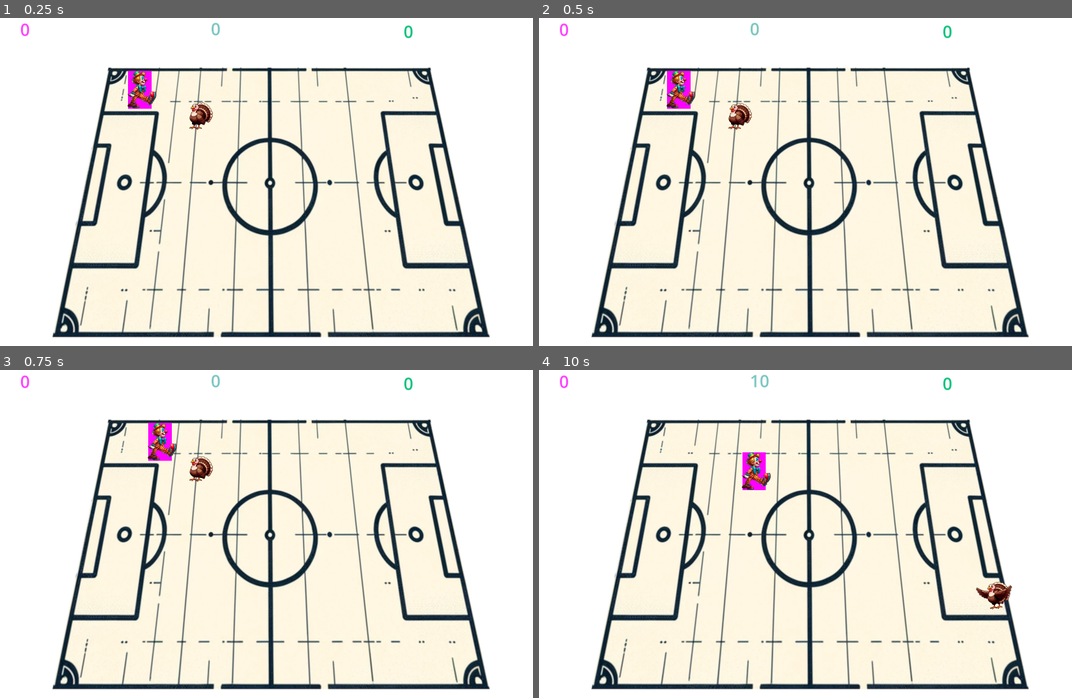
Above: before the commit, frames 1-4 (two rows, left to right).
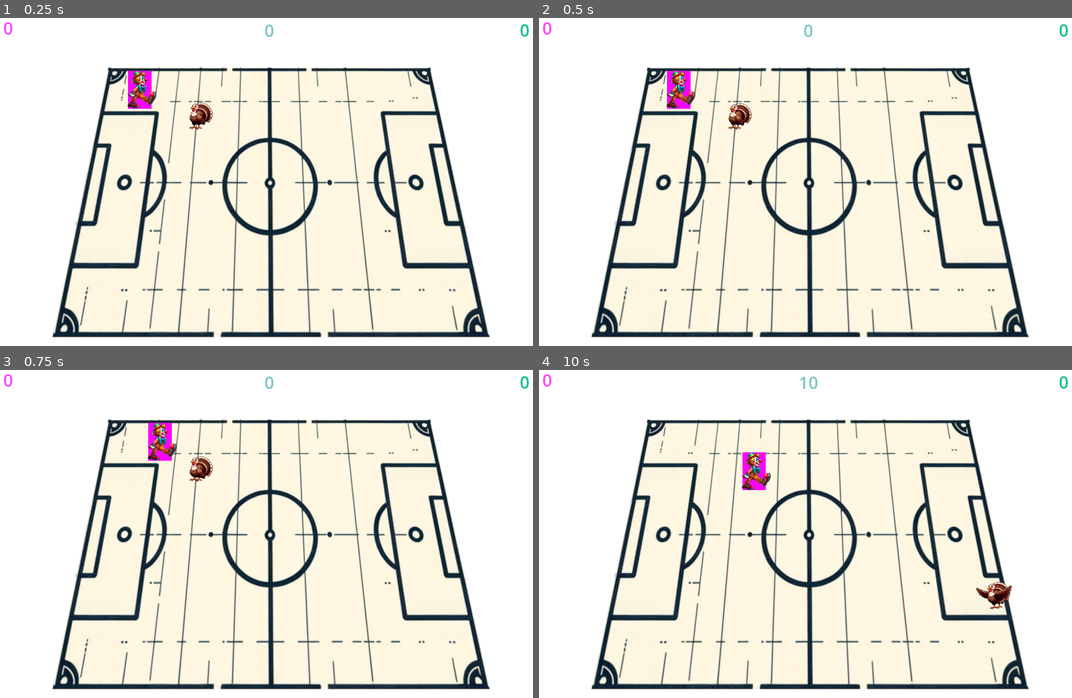
Above: after the commit, the same moments.

Repository: turkey-ball/turkey-ball
Game: Godot game, scene res://game.tscn
Same seed, same stepped clock (60 frames per second), same inputs: the game is played once before the commit and once after it.
Inputs:
- Up to frame 1 (0.25 s): no input
- Up to frame 2 (0.5 s): no input
- Up to frame 3 (0.75 s): hold Right (ui_right) from 0.53 s (still down)
- Up to frame 4 (10 s): release Right (ui_right) at 1.28 s; hold Down (ui_down) 1.28-2.03 s; hold Right (ui_right) 2.03-2.78 s; hold Up (ui_up) 2.78-3.53 s; hold Left (ui_left) 3.53-5.03 s; hold Down (ui_down) 5.03-5.78 s; hold Right (ui_right) 5.78-6.53 s; hold Up (ui_up) 6.53-7.28 s; hold Right (ui_right) 7.28-8.03 s; hold Down (ui_down) 8.03-8.78 s; hold Left (ui_left) 8.78-9.53 s; hold Up (ui_up) from 9.53 s (still down)

The runs differ from the first frame. In frame 1, 0.2% of the frame differs, in the area x 0-100%, y 1-7%; in frame 2, 0.2%; in frame 3, 0.2%; in frame 4, 0.3%.

Commit message:
change UI position

Diff:
--- a/Scenes/UI.tscn
+++ b/Scenes/UI.tscn
@@ -25,26 +25,29 @@
 
 [node name="ScoreL" type="Label" parent="."]
 layout_mode = 0
-offset_left = 68.0
-offset_top = 19.0
-offset_right = 261.0
-offset_bottom = 103.0
+offset_left = 18.0
+offset_top = 15.0
+offset_right = 211.0
+offset_bottom = 99.0
 text = "test"
 label_settings = SubResource("LabelSettings_ku1yl")
 
 [node name="ScoreR" type="Label" parent="."]
-offset_left = 1206.0
-offset_top = 25.0
-offset_right = 1399.0
-offset_bottom = 109.0
+layout_mode = 0
+offset_left = 1387.0
+offset_top = 21.0
+offset_right = 1580.0
+offset_bottom = 105.0
 text = "test"
 label_settings = SubResource("LabelSettings_fsqqb")
+horizontal_alignment = 2
 
 [node name="Time" type="Label" parent="."]
 layout_mode = 0
-offset_left = 634.0
-offset_top = 17.0
-offset_right = 818.0
-offset_bottom = 99.0
+offset_left = 716.0
+offset_top = 22.0
+offset_right = 900.0
+offset_bottom = 104.0
 text = "00:00"
 label_settings = SubResource("LabelSettings_ckqhh")
+horizontal_alignment = 1
